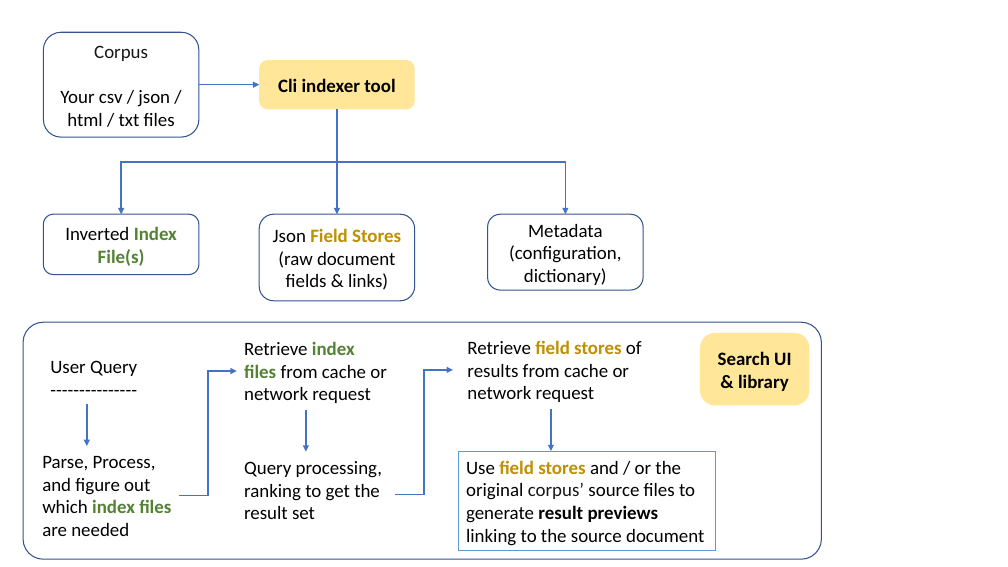
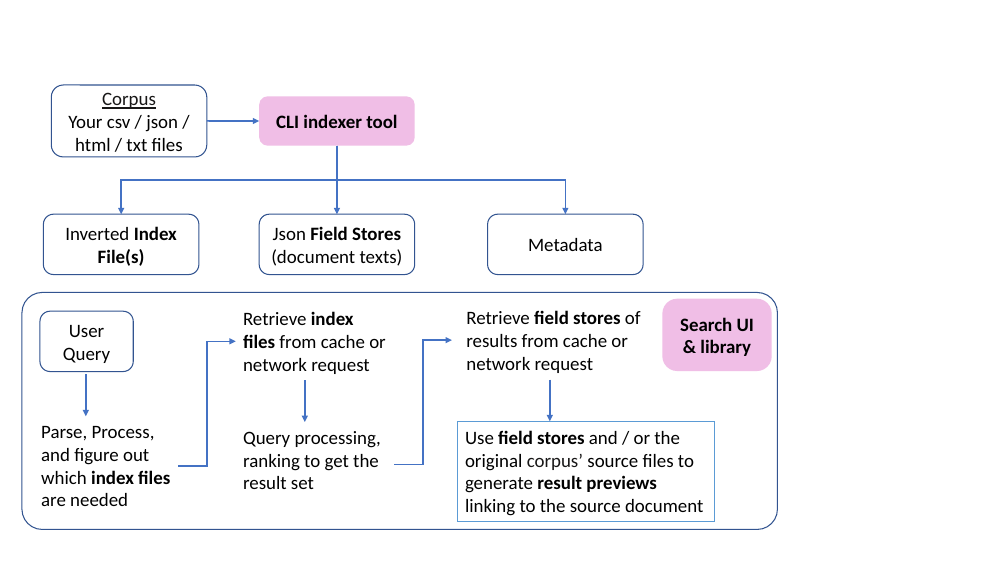
Before and after one commit to ang-zeyu/morsels-demo-1, a slide deck: slide 1 of morsels/images/architecture.pptx. Drawn at 1008x567 pixels with LibreOffice and Linux fonts; fonts in the diff are those of the drawing. Boxes give left, top, right and bottom in pixels: in the first picture for what was removed or moved away, otherwise in the second. Text is boxed around its words. In the diff, an @@ line names an element or a change of style, - is before the commit and + after.

```diff
--- a/morsels/images/architecture.pptx
+++ b/morsels/images/architecture.pptx
@@ rounded rectangle "Corpus": place and size @@
-rounded rectangle "Corpus" at (43, 33, 199, 138)
+rounded rectangle "Corpus" at (51, 85, 207, 157)
@@ text in rounded rectangle at (102, 92, 156, 109): underline on in "Corpus" @@
@@ rounded rectangle "CLI indexer tool": place and size @@
-rounded rectangle "CLI indexer tool" at (259, 60, 415, 109)
+rounded rectangle "CLI indexer tool" at (259, 96, 415, 145)
@@ rounded rectangle "CLI indexer tool" at (259, 96, 415, 145): fill #FFE699 to #F0BEE6 @@
@@ text in rounded rectangle at (276, 114, 397, 128): text changed @@
-Cli indexer tool
+CLI indexer tool
@@ elbow arrow moved from (337, 110) - (121, 214) to (337, 146) - (121, 214) @@
@@ arrow moved from (199, 85) - (259, 85) to (207, 121) - (259, 121) @@
@@ elbow arrow moved from (337, 110) - (566, 214) to (337, 146) - (566, 214) @@
@@ arrow moved from (337, 110) - (337, 214) to (337, 146) - (337, 214) @@
@@ rounded rectangle "Inverted Index" at (43, 214, 199, 274): text colour #548235 to #000000 in "Index", "File(s)" @@
@@ rounded rectangle "Json Field Stores": place and size @@
-rounded rectangle "Json Field Stores" at (259, 214, 415, 301)
+rounded rectangle "Json Field Stores" at (259, 214, 415, 274)
@@ text in rounded rectangle at (273, 226, 401, 240): text colour #BF9000 to #000000 in "Field Stores" @@
@@ rounded rectangle "Metadata": place and size @@
-rounded rectangle "Metadata" at (488, 214, 644, 290)
+rounded rectangle "Metadata" at (488, 214, 644, 274)
@@ text in rounded rectangle at (271, 249, 403, 266): text changed @@
-(raw document fields & links)
+(document texts)
@@ text in rounded rectangle at (509, 245, 621, 285): paragraph removed @@
-(configuration, dictionary)
@@ rounded rectangle: place and size @@
-rounded rectangle at (23, 322, 821, 559)
+rounded rectangle at (22, 293, 777, 529)
@@ rounded rectangle "Search UI & library" at (662, 299, 772, 371): fill #FFE699 to #F0BEE6 @@
@@ rounded rectangle "Search UI & library": place and size @@
-rounded rectangle "Search UI & library" at (700, 333, 810, 405)
+rounded rectangle "Search UI & library" at (662, 299, 772, 371)
@@ text in rounded rectangle at (40, 312, 133, 372): paragraph removed @@
----------------
@@ rounded rectangle "User Query": place and size @@
-rounded rectangle "User Query" at (50, 360, 137, 376)
+rounded rectangle "User Query" at (40, 312, 133, 372)
@@ rounded rectangle "User Query" at (40, 312, 133, 372): alignment left to centre; vertical alignment top to middle; outline none to #325491 1 pt @@
@@ text "Retrieve index" at (243, 311, 386, 374): text colour #548235 to #000000 in "index", "files" @@
@@ text "Retrieve field stores of results ..." at (466, 310, 641, 373): text colour #BF9000 to #000000 in "field stores" @@
@@ 4 texts, 3 arrows, 2 elbow arrows, 1 rectangle: place and size @@
-4 texts, 3 arrows, 2 elbow arrows, 1 rectangle at (42, 340, 715, 551)
+4 texts, 3 arrows, 2 elbow arrows, 1 rectangle at (41, 310, 714, 521)
@@ text "Parse, Process, and figure out ..." at (41, 426, 170, 506): text colour #548235 to #000000 in "index files" @@
@@ rectangle "Use field stores and / ..." at (457, 422, 714, 521): text colour #BF9000 to #000000 in "field stores" @@
```
Also in this commit, not shown: 44 other files.
